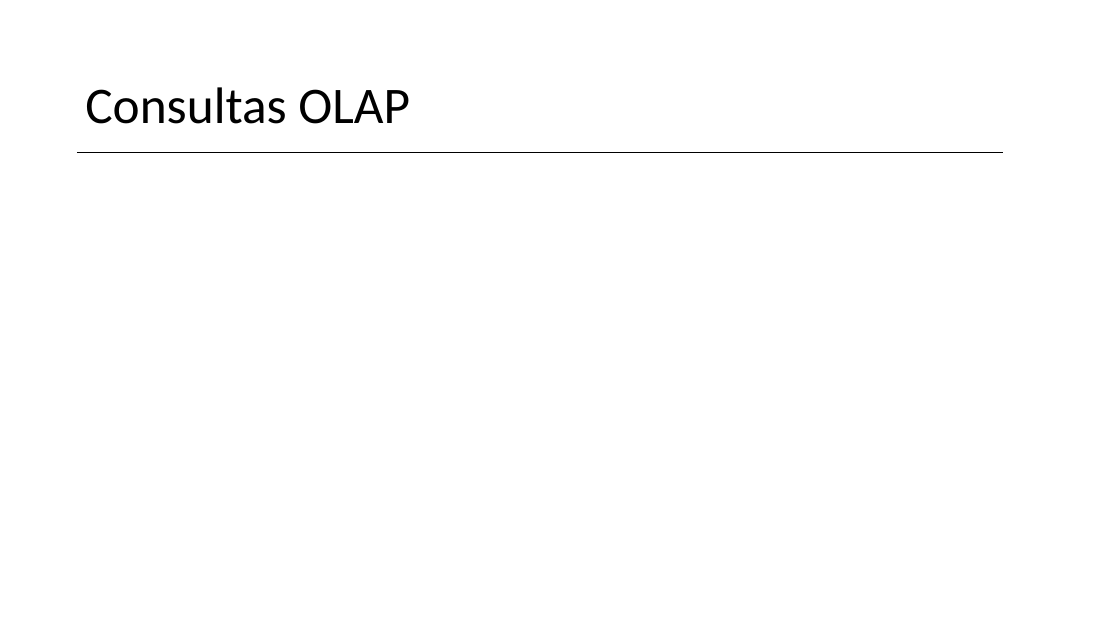
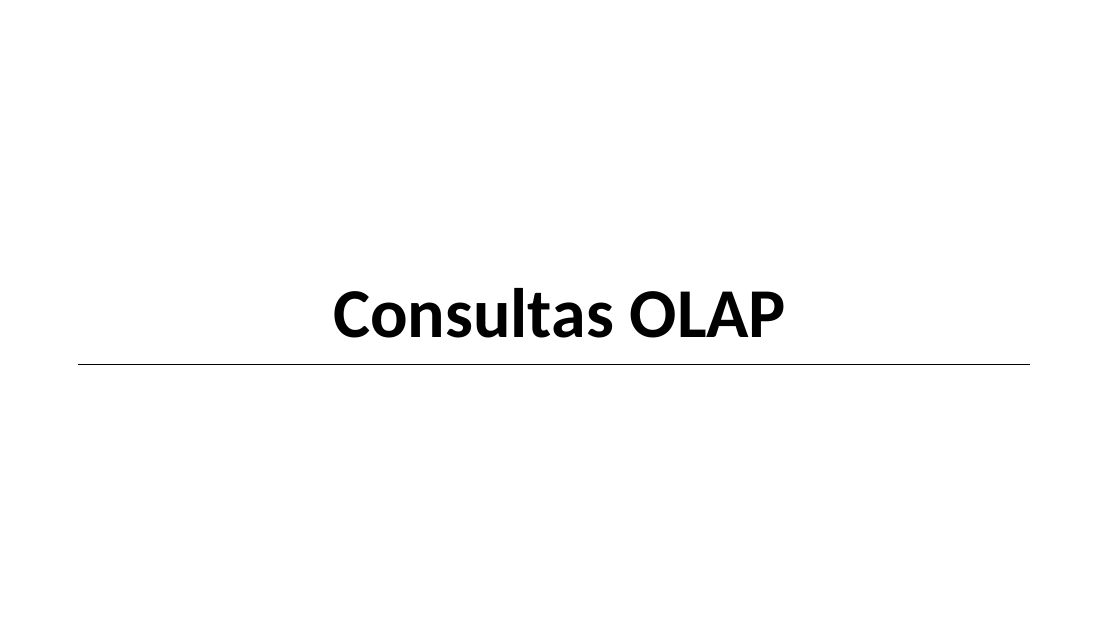
Before and after one commit to vanessa-silva/TABD-datawarehouse, a slide deck: slide 11 of Data-Warehouse.pptx (slide 6 before the commit). Drawn at 1120x630 pixels with LibreOffice and Linux fonts; fonts in the diff are those of the drawing; background and template pictures are left out. Boxes give left, top, right and bottom in pixels: in the first picture for what was removed or moved away, otherwise in the second. Text is boxed around its words. In the diff, an @@ line names an element or a change of style, - is before the commit and + after.

```diff
--- a/Data-Warehouse.pptx
+++ b/Data-Warehouse.pptx
@@ title "Consultas OLAP" moved from (x1=85, y1=87, x2=410, y2=124) to (x1=333, y1=288, x2=786, y2=338) @@
@@ title "Consultas OLAP" at (x1=333, y1=288, x2=786, y2=338): size 44 to 60 pt, bold on; alignment left to centre @@
@@ line moved from (77, 153) - (1003, 153) to (78, 365) - (1030, 365) @@
```
Also in this commit, not shown: 1 other slide changed, 17 slides added, 3 slides removed, 16 other files.
